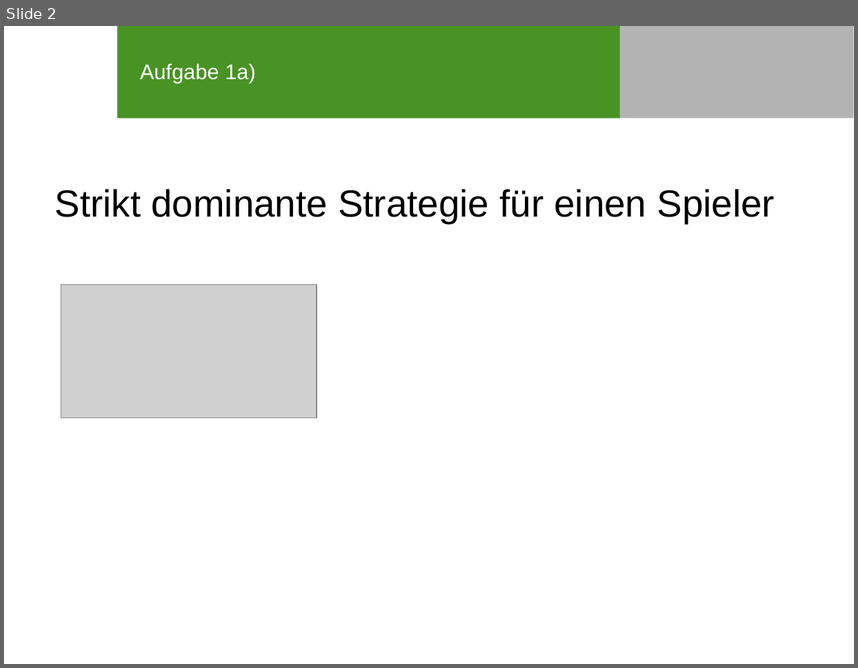
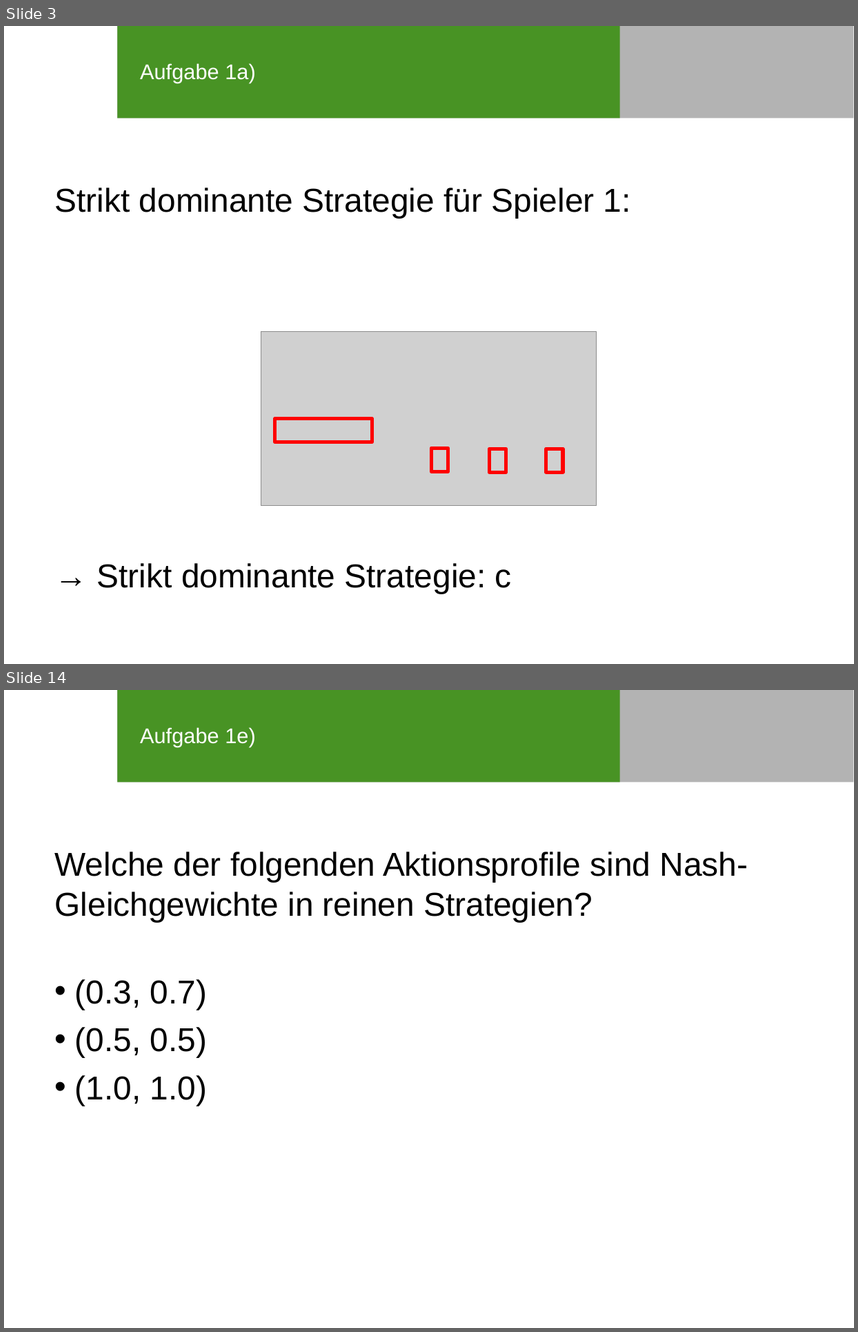
Before and after one commit to SOAS-Uni-Augsburg/ws16-17-group-10, a slide deck: Blatt-04/Präsi_Blatt04_Aufgabe2.ppt. Shown one above the other, each under a label of ours: slide 2 before the commit, slides 3 and 14 after it; the slides between them are not shown. The pictures are 858x668 and 858x1332 pixels, drawn with LibreOffice and Linux fonts; fonts in the diff are those of the drawing; grey boxes stand for pictures; background and template pictures are left out. Boxes give left, top, right and bottom in pixels: in the first picture for what was removed or moved away, otherwise in the second. Text is boxed around its words. In the diff, an @@ line names an element or a change of style, - is before the commit and + after.

Commit message:
Präsentation Blatt04 Aufgabe2

```diff
--- a/Blatt-04/Präsi_Blatt04_Aufgabe2.ppt
+++ b/Blatt-04/Präsi_Blatt04_Aufgabe2.ppt
@@ slide 14 added at bbox=[4, 690, 854, 1328], background #FFFFFF; not listed: 2 template elements that a slide beside it also shows @@
@@ title added at bbox=[140, 727, 256, 747], 18 pt, text #FFFFFF @@
+Aufgabe 1e)
@@ text added at bbox=[55, 851, 749, 1105], 28 pt, text #000000 @@
+Welche der folgenden Aktionsprofile sind Nash-Gleichgewichte in reinen Strategien?
+• (0.3, 0.7)
+• (0.5, 0.5)
+• (1.0, 1.0)
@@ what was slide 2 is now slide 3 @@
@@ slide 3 changed as well @@
@@ text at bbox=[55, 187, 631, 593]: text changed; size 32 to 28 pt @@
-Strikt dominante Strategie für einen Spieler
+Strikt dominante Strategie für Spieler 1:
+→ Strikt dominante Strategie: c
@@ picture: place and size @@
-picture at bbox=[61, 285, 317, 417]
+picture at bbox=[261, 331, 595, 506]
@@ group added at bbox=[275, 419, 564, 472]: 4 rectangles @@
```
Also in this commit, not shown: 1 other slide changed, 28 other slides added, 1 other file.
